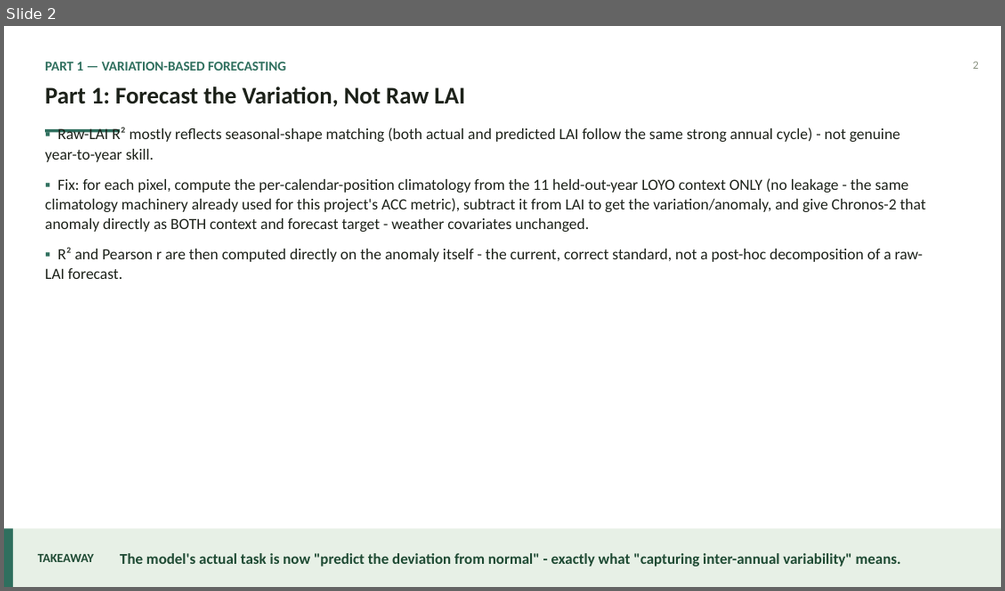
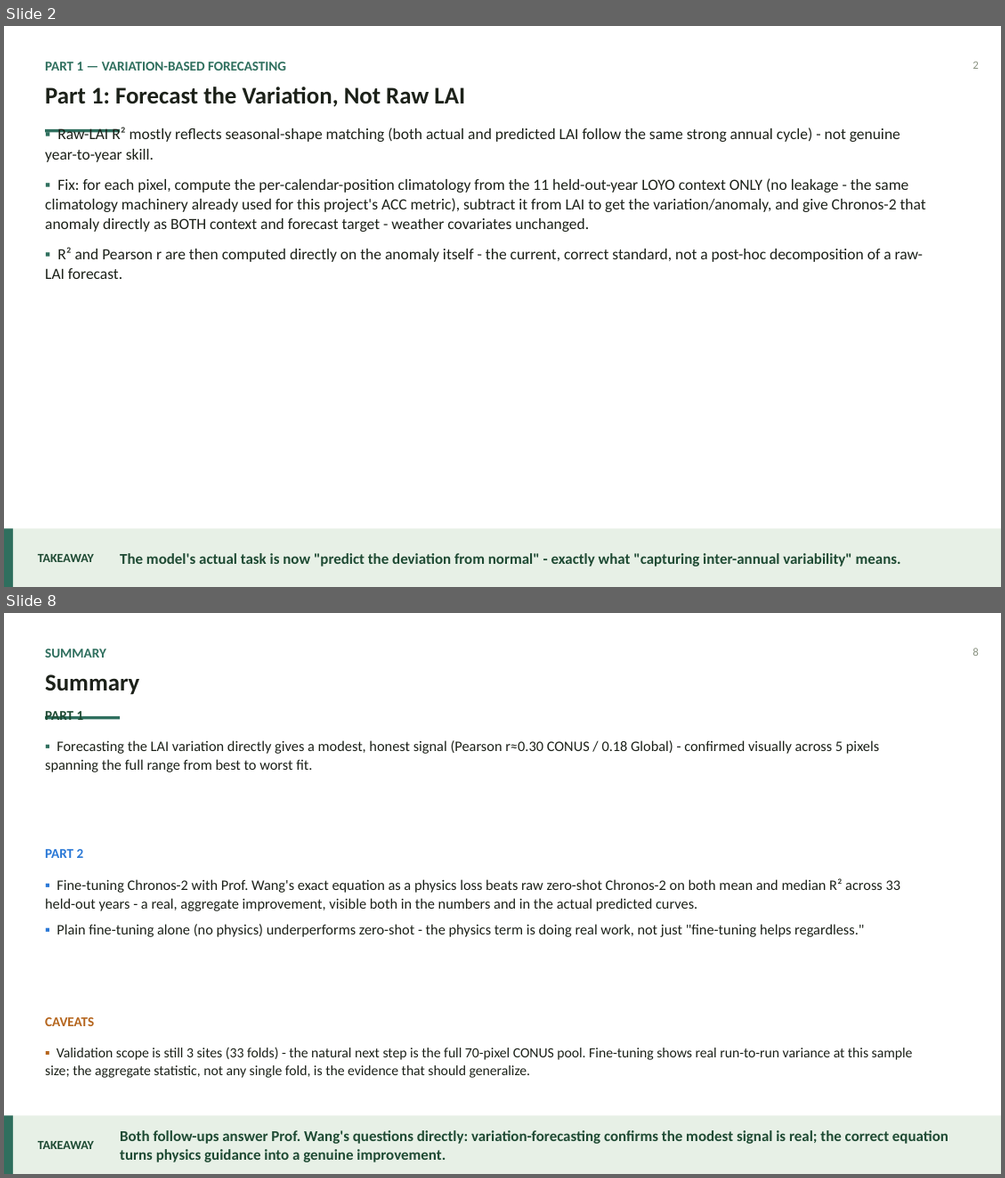
Before and after one commit to zhanghchen/Chronos2-vegetation-forecasting, a slide deck: presentations/Variation_And_Equation_FineTuning/Variation_And_Equation_FineTuning.pptx. Shown one above the other, each under a label of ours: slide 2 before the commit, slides 2 and 8 after it; the slides between them are not shown. The pictures are 1005x591 and 1005x1178 pixels, drawn with LibreOffice and Linux fonts; fonts in the diff are those of the drawing. Boxes give left, top, right and bottom in pixels: in the first picture for what was removed or moved away, otherwise in the second. Text is boxed around its words. In the diff, an @@ line names an element or a change of style, - is before the commit and + after.

```diff
--- a/presentations/Variation_And_Equation_FineTuning/Variation_And_Equation_FineTuning.pptx
+++ b/presentations/Variation_And_Equation_FineTuning/Variation_And_Equation_FineTuning.pptx
@@ slide 8 added at [4,613,1001,1174], background #FFFFFF @@
@@ text added at [45,649,106,657], 13 pt, text #2F6F5E, bold @@
+SUMMARY
@@ text added at [972,648,978,656], 11 pt, text #8B9382 @@
+8
@@ text added at [45,674,139,695], 23 pt, text #1C2119, bold @@
+Summary
@@ rectangle added at [45,716,120,719], fill #2F6F5E @@
@@ text added at [45,711,84,720], 13 pt, text #1E4A33, bold @@
+PART 1
@@ text added at [45,740,879,772], 14 pt, text #1C2119 @@
+▪ Forecasting the LAI variation directly gives a modest, honest signal (Pearson r≈0.30 CONUS / 0.18 Global) - confirmed visually across 5 pixels spanning the full range from best to worst fit.
@@ text added at [45,849,84,858], 13 pt, text #2A78D6, bold @@
+PART 2
@@ text added at [45,878,901,937], 14 pt, text #1C2119 @@
+▪ Fine-tuning Chronos-2 with Prof. Wang's exact equation as a physics loss beats raw zero-shot Chronos-2 on both mean and median R² across 33 held-out years - a real, aggregate improvement, visible both in the numbers and in the actual predicted curves.
+▪ Plain fine-tuning alone (no physics) underperforms zero-shot - the physics term is doing real work, not just "fine-tuning helps regardless."
@@ text added at [45,1017,94,1026], 13 pt, text #B5651D, bold @@
+CAVEATS
@@ text added at [45,1046,913,1078], 13.5 pt, text #1C2119 @@
+▪ Validation scope is still 3 sites (33 folds) - the natural next step is the full 70-pixel CONUS pool. Fine-tuning shows real run-to-run variance at this sample size; the aggregate statistic, not any single fold, is the evidence that should generalize.
@@ rectangle added at [4,1116,1001,1174], fill #E7F0E6 @@
@@ rectangle added at [4,1116,13,1174], fill #2F6F5E @@
@@ text added at [38,1141,94,1149], 12 pt, text #1E4A33, bold @@
+TAKEAWAY
@@ text added at [120,1130,948,1162], 14.5 pt, text #1E4A33, bold @@
+Both follow-ups answer Prof. Wang's questions directly: variation-forecasting confirms the modest signal is real; the correct equation turns physics guidance into a genuine improvement.
```
Also in this commit, not shown: 3 slides changed, 2 other slides added, 6 other files.
